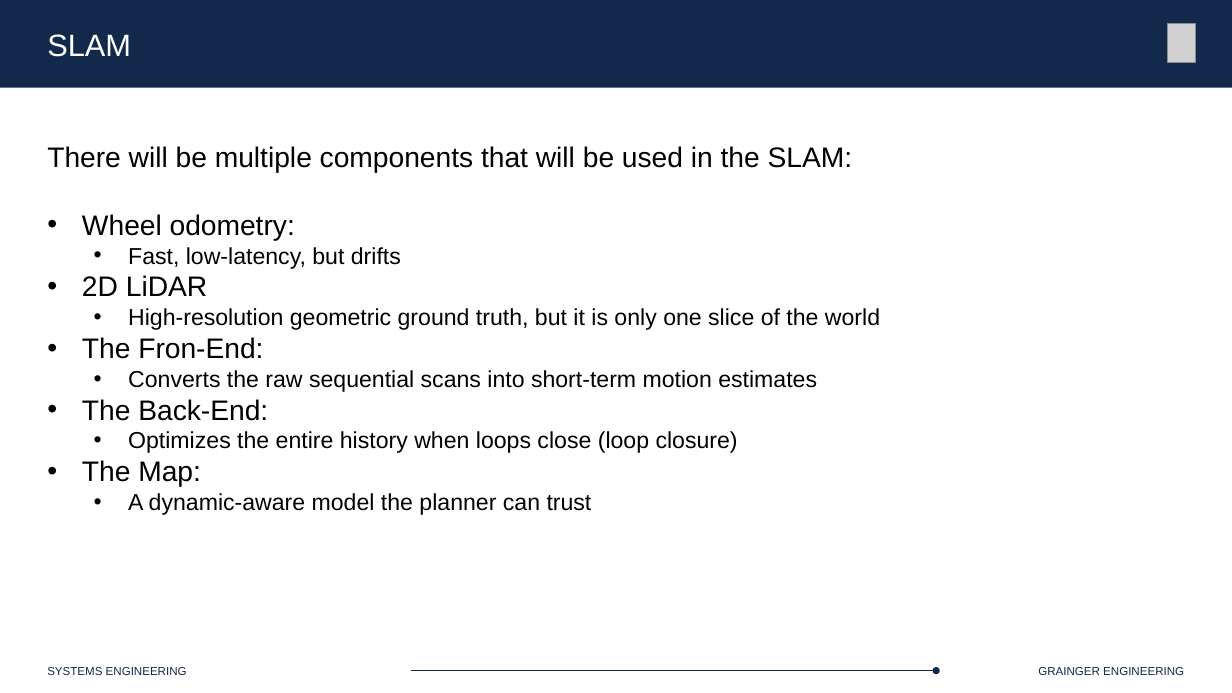
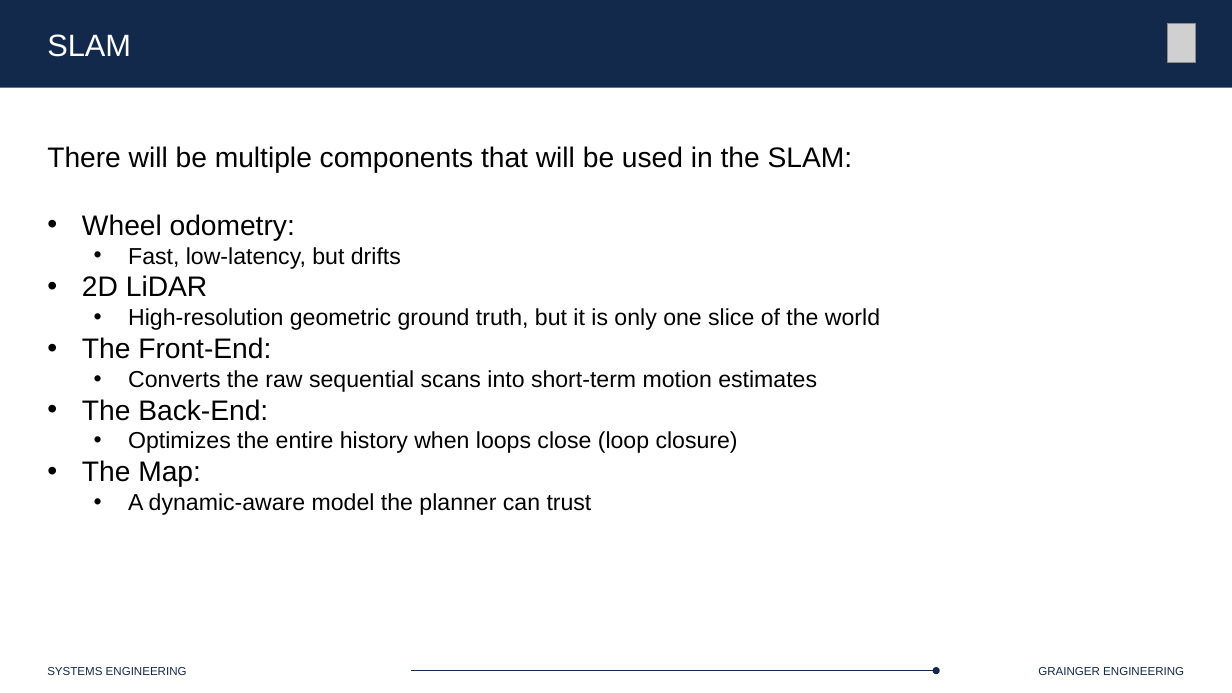
Before and after one commit to Marius-Juston/SE-423---Class-Material, a slide deck: slide 6 of Lectures/Slides/L24-25.pptx. Drawn at 1232x693 pixels with LibreOffice and Linux fonts; fonts in the diff are those of the drawing; grey boxes stand for pictures. Boxes give left, top, right and bottom in pixels: in the first picture for what was removed or moved away, otherwise in the second. Text is boxed around its words. In the diff, an @@ line names an element or a change of style, - is before the commit and + after.

Commit message:
Fixed typos added missing figures

```diff
--- a/Lectures/Slides/L24-25.pptx
+++ b/Lectures/Slides/L24-25.pptx
@@ text at bbox=[82, 337, 271, 359]: text changed @@
-• The Fron-End:
+• The Front-End:
```
Also in this commit, not shown: 1 slide added.
